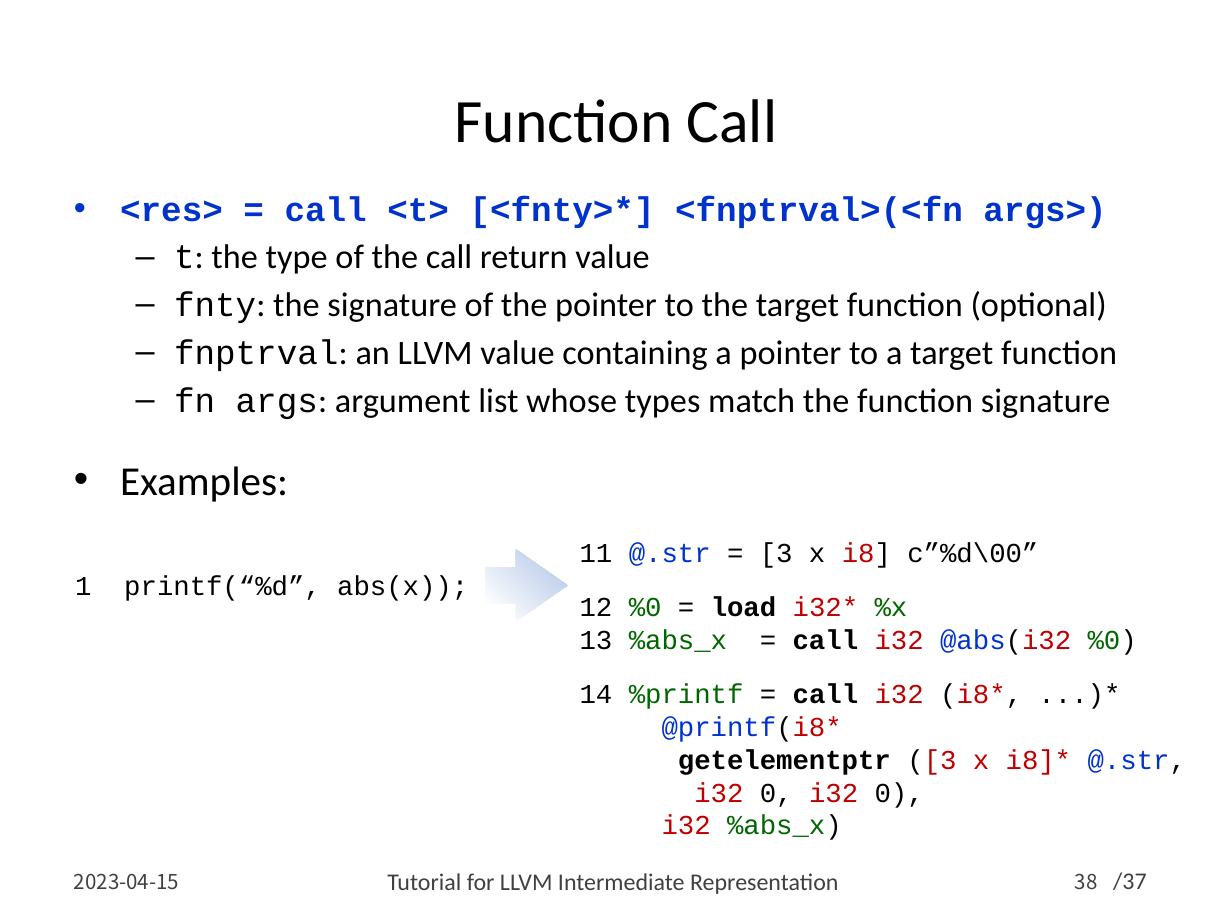
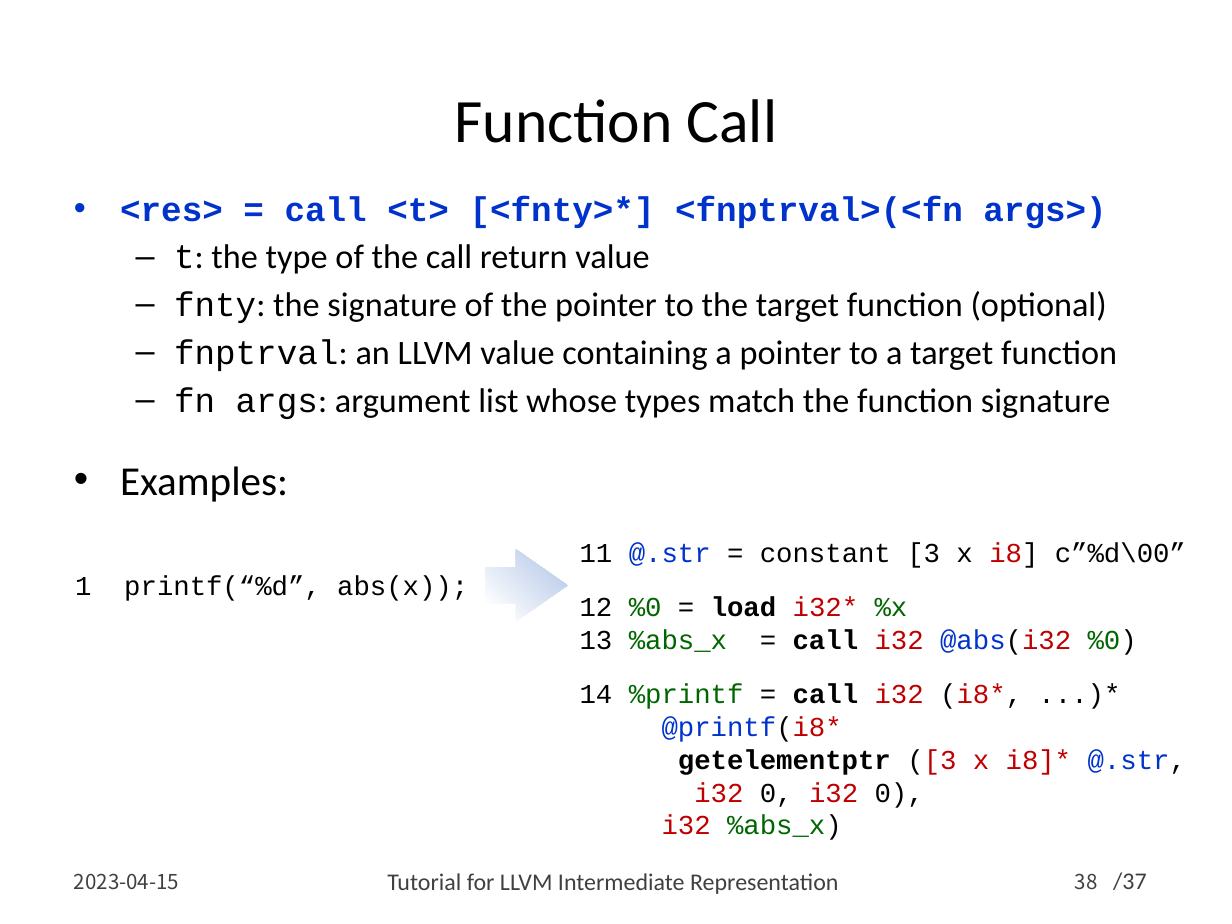
Before and after one commit to swtv-kaist/cs458-spring23, a slide deck: slide 38 of 2-coverage/lec12-llvm-ir-v2.pptx. Drawn at 1232x924 pixels with LibreOffice and Linux fonts; fonts in the diff are those of the drawing. Boxes give left, top, right and bottom in pixels: in the first picture for what was removed or moved away, otherwise in the second. Text is boxed around its words. In the diff, an @@ line names an element or a change of style, - is before the commit and + after.

```diff
--- a/2-coverage/lec12-llvm-ir-v2.pptx
+++ b/2-coverage/lec12-llvm-ir-v2.pptx
@@ text at [580,542,1186,568]: text changed @@
-11 @.str = [3 x i8] c”%d\00”
+11 @.str = constant [3 x i8] c”%d\00”
```
Also in this commit, not shown: 5 other files.
